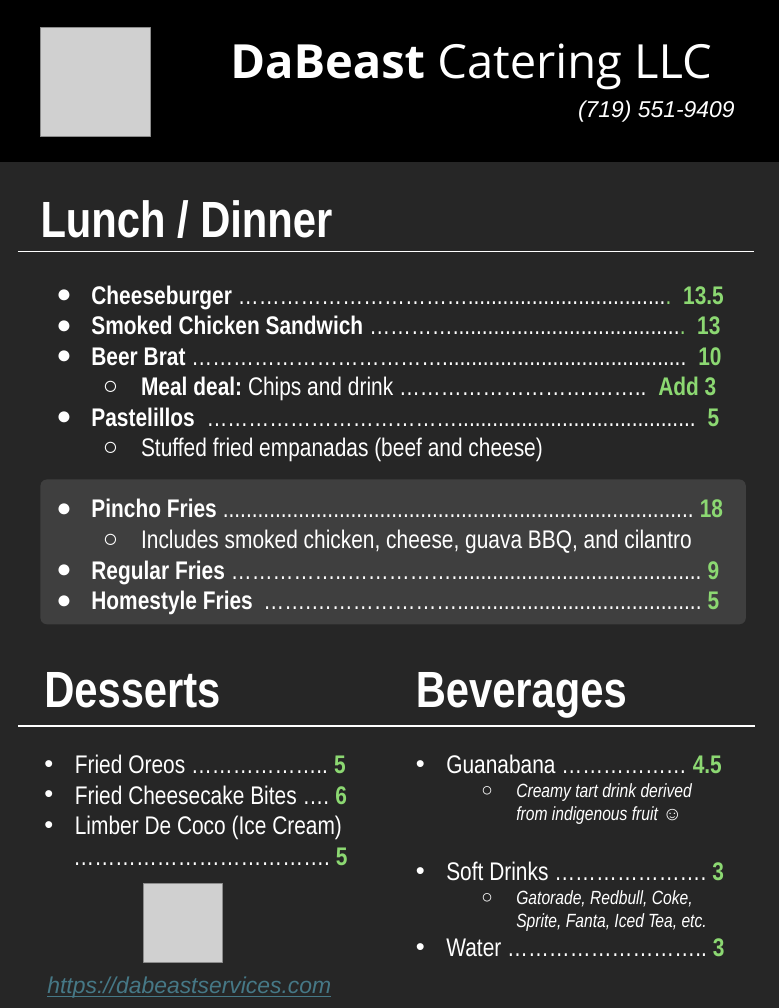
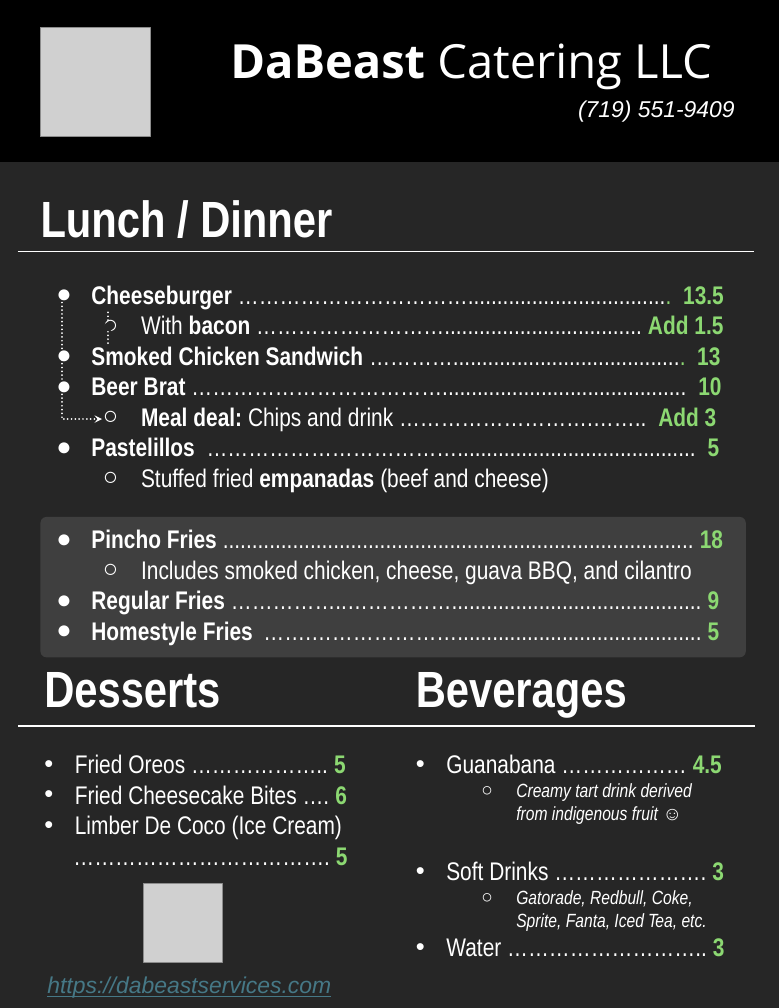
Before and after one commit to dabeastservices/dabeastservices.github.io, a slide deck: slide 1 of misc/Menu Letter 8.5 by 11 on 12-12-24/2_Letter_DaBeast Services Menu.pptx. Drawn at 779x1008 pixels with LibreOffice and Linux fonts; fonts in the diff are those of the drawing; grey boxes stand for pictures. Boxes give left, top, right and bottom in pixels: in the first picture for what was removed or moved away, otherwise in the second. Text is boxed around its words. In the diff, an @@ line names an element or a change of style, - is before the commit and + after.

```diff
--- a/misc/Menu Letter 8.5 by 11 on 12-12-24/2_Letter_DaBeast Services Menu.pptx
+++ b/misc/Menu Letter 8.5 by 11 on 12-12-24/2_Letter_DaBeast Services Menu.pptx
@@ elbow arrow added from (61, 299) to (102, 419), #FFFFFF 1.5 pt dashed @@
@@ ellipse added at (x1=104, y1=323, x2=113, y2=332), fill #262626 @@
@@ line added from (108, 343) to (108, 309), #FFFFFF 1.5 pt dashed @@
@@ text at (x1=141, y1=315, x2=723, y2=335): paragraph added @@
+  ○ With bacon ……………………….................................. Add 1.5
@@ text at (x1=141, y1=468, x2=548, y2=493): bold on in "empanadas" @@
@@ rounded rectangle resized from (x1=40, y1=479, x2=746, y2=624) to (x1=40, y1=517, x2=746, y2=657) @@
```
Also in this commit, not shown: 11 other files.
